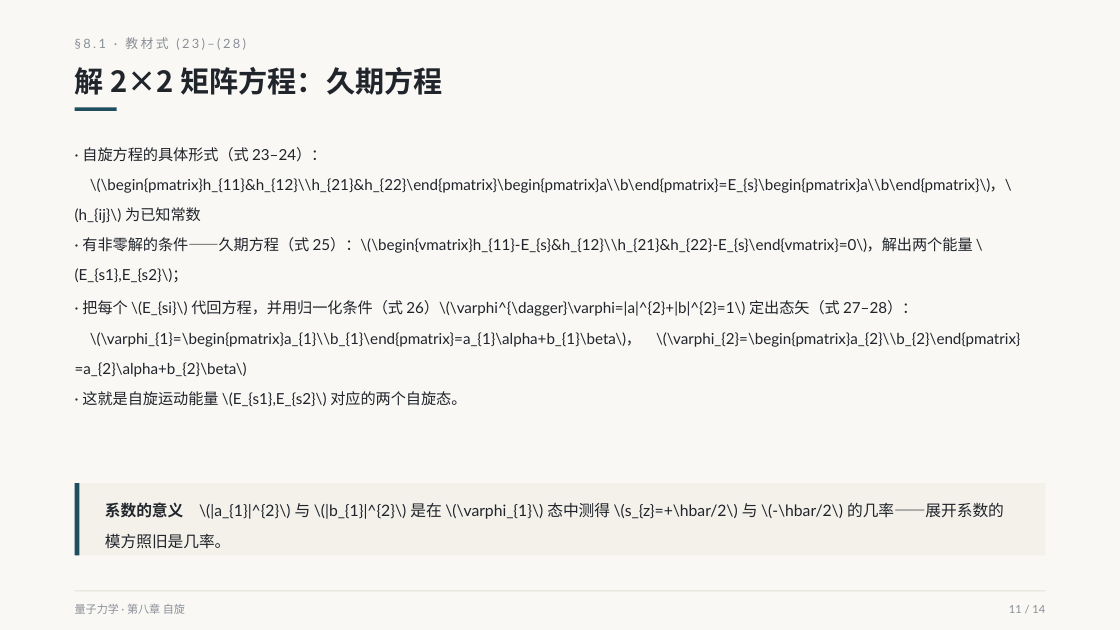
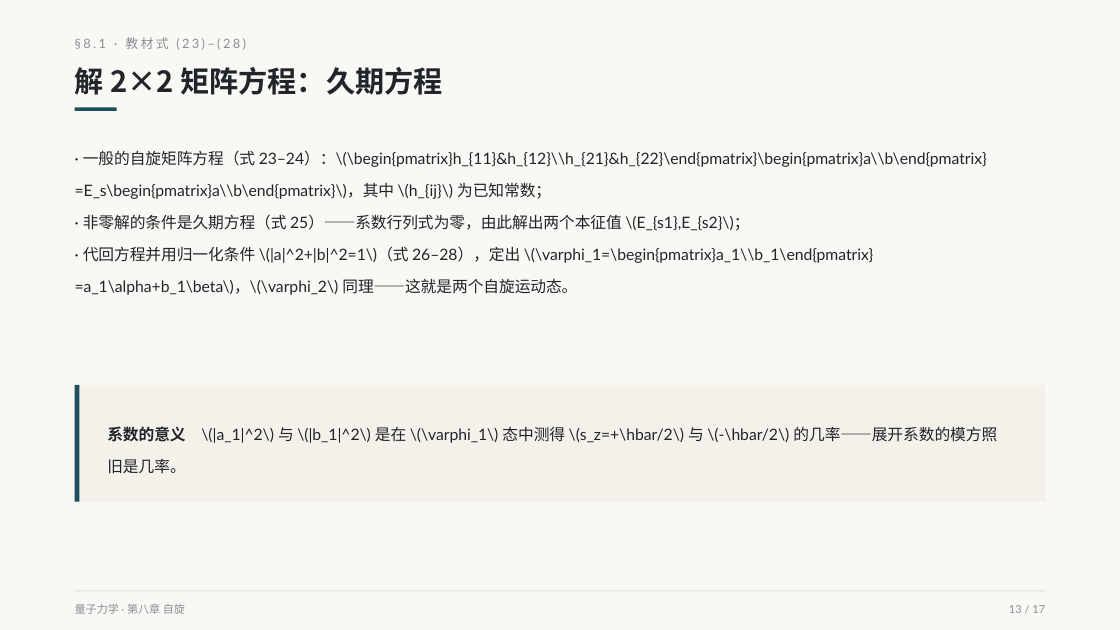
Before and after one commit to zhangdajian-sdu/quantum-mechanics-slides, a slide deck: slide 13 of slides/ch8/ch8-s1.pptx (slide 11 before the commit). Drawn at 1120x630 pixels with LibreOffice and Linux fonts; fonts in the diff are those of the drawing. Boxes give left, top, right and bottom in pixels: in the first picture for what was removed or moved away, otherwise in the second. Text is boxed around its words. In the diff, an @@ line names an element or a change of style, - is before the commit and + after.

```diff
--- a/slides/ch8/ch8-s1.pptx
+++ b/slides/ch8/ch8-s1.pptx
@@ text at (x1=75, y1=150, x2=987, y2=295): text changed; size 13 to 13.5 pt @@
-· 自旋方程的具体形式（式 23–24）：
-\(\begin{pmatrix}h_{11}&h_{12}\\h_{21}&h_{22}\end{pmatrix}\begin{pmatrix}a\\b\end{pmatrix}=E_{s}\begin{pmatrix}a\\b\end{pmatrix}\)，\(h_{ij}\) 为已知常数
-· 有非零解的条件——久期方程（式 25）：\(\begin{vmatrix}h_{11}-E_{s}&h_{12}\\h_{21}&h_{22}-E_{s}\end{vmatrix}=0\)，解出两个能量 \(E_{s1},E_{s2}\)；
+· 一般的自旋矩阵方程（式 23–24）：\(\begin{pmatrix}h_{11}&h_{12}\\h_{21}&h_{22}\end{pmatrix}\begin{pmatrix}a\\b\end{pmatrix}=E_s\begin{pmatrix}a\\b\end{pmatrix}\)，其中 \(h_{ij}\) 为已知常数；
+· 非零解的条件是久期方程（式 25）——系数行列式为零，由此解出两个本征值 \(E_{s1},E_{s2}\)；
+· 代回方程并用归一化条件 \(|a|^2+|b|^2=1\)（式 26–28），定出 \(\varphi_1=\begin{pmatrix}a_1\\b_1\end{pmatrix}=a_1\alpha+b_1\beta\)，\(\varphi_2\) 同理——这就是两个自旋运动态。
@@ text removed at (x1=75, y1=300, x2=1020, y2=406) @@
-· 把每个 \(E_{si}\) 代回方程，并用归一化条件（式 26）\(\varphi^{\dagger}\varphi=|a|^{2}+|b|^{2}=1\) 定出态矢（式 27–28）：
-\(\varphi_{1}=\begin{pmatrix}a_{1}\\b_{1}\end{pmatrix}=a_{1}\alpha+b_{1}\beta\)， \(\varphi_{2}=\begin{pmatrix}a_{2}\\b_{2}\end{pmatrix}=a_{2}\alpha+b_{2}\beta\)
-· 这就是自旋运动能量 \(E_{s1},E_{s2}\) 对应的两个自旋态。
@@ rectangle resized from (x1=75, y1=483, x2=1046, y2=555) to (x1=75, y1=385, x2=1046, y2=502) @@
@@ rectangle resized from (x1=75, y1=483, x2=80, y2=555) to (x1=75, y1=385, x2=80, y2=502) @@
@@ text at (x1=107, y1=426, x2=997, y2=474): text changed @@
-系数的意义 \(|a_{1}|^{2}\) 与 \(|b_{1}|^{2}\) 是在 \(\varphi_{1}\) 态中测得 \(s_{z}=+\hbar/2\) 与 \(-\hbar/2\) 的几率——展开系数的模方照旧是几率。
+系数的意义 \(|a_1|^2\) 与 \(|b_1|^2\) 是在 \(\varphi_1\) 态中测得 \(s_z=+\hbar/2\) 与 \(-\hbar/2\) 的几率——展开系数的模方照旧是几率。
@@ text at (x1=1009, y1=605, x2=1045, y2=613): text changed @@
-11 / 14
+13 / 17
```
Also in this commit, not shown: 13 other slides changed, 3 slides added, 25 other files.
